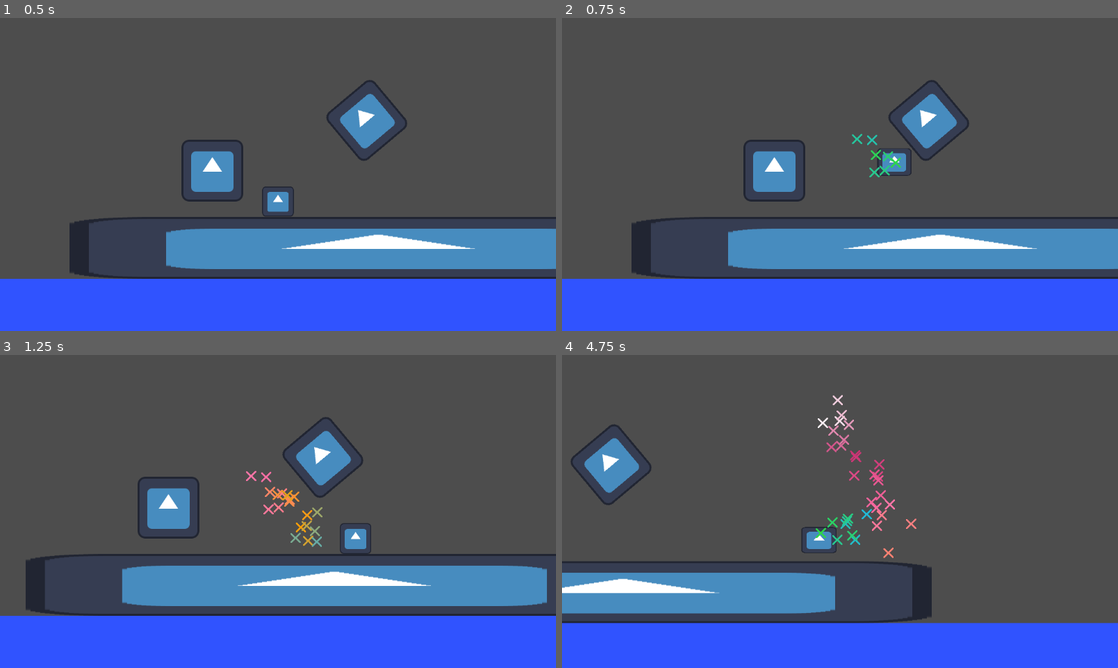
Above: before the commit, frames 1-4 (two rows, left to right).
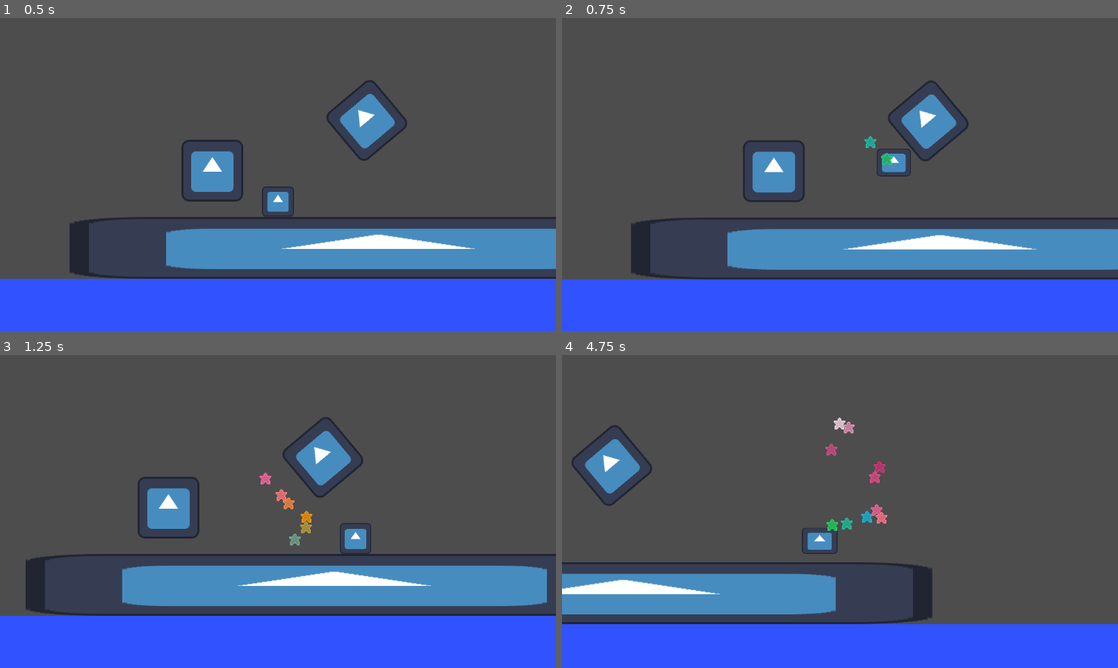
Above: after the commit, the same moments.

Repository: devmanso/gd4platformer2d
Game: Godot game, scene res://world.tscn
Same seed, same stepped clock (60 frames per second), same inputs: the game is played once before the commit and once after it. The engine's default icon, where the game draws it, is replaced by a stand-in: a white triangle on a blue panel in a dark square.
Inputs (mouse positions are in pixels of both pictures, inside the frame that each line leads up to):
- Up to frame 1 (0.5 s): no input
- Up to frame 2 (0.75 s): tap Enter (ui_accept) at 0.5 s; move the mouse to (962, 158) at 0.52 s; hold Right (ui_right) from 0.53 s (still down); tap Shift (dash) at 0.6 s
- Up to frame 3 (1.25 s): keep holding Right (ui_right); tap Enter (ui_accept) at 0.77 s
- Up to frame 4 (4.75 s): move the mouse to (728, 527) at 1.27 s; tap Shift (dash) at 1.35, 2.3, 2.85, 3.6, 4.55 s; tap Enter (ui_accept) at 1.52, 3.02, 3.77, 4.52 s; move the mouse to (895, 442) at 2.02 s; release Right (ui_right) at 2.03 s; hold Left (ui_left) 2.03-2.78 s; hold Tab (look) 2.03-2.78 s; move the mouse to (812, 574) at 2.77 s; hold Right (ui_right) 2.78-4.28 s; move the mouse to (1006, 558) at 3.52 s; move the mouse to (673, 464) at 4.27 s; hold Left (ui_left) from 4.28 s (still down); tap Tab (look) at 4.35 s

Frame 1 is identical in both runs. In frame 2, 1.9% of the frame differs, in the area x 0-100%, y 19-84%; in frame 3, 0.6%; in frame 4, 3.1%, in the area x 0-100%, y 12-86%.

Commit message:
improved dash effect: sprite changes, small cam shake, rainbow dash effect, and better feel

Diff:
--- a/player/player.gd
+++ b/player/player.gd
@@ -8,7 +8,7 @@
 @onready var reset_sprite_timer : Timer = $ResetSpriteTimer
 @onready var dash_timer : Timer = $DashTimer
 @onready var dash_particle_timer : Timer = $DashParticleTimer
-@onready var dash_circle_particle : CPUParticles2D = $DashParticleCircle
+@onready var dash_particle : CPUParticles2D = $DashParticle
 @onready var bubble_particle : CPUParticles2D = $BubbleParticle
 @onready var deathscreen : Control = $Camera/PositionController/DeathScreen
 # Control node's don't inherit from Node2d, so they don't have a position
@@ -21,6 +21,9 @@
 @export var health : float = 100.0
 @export var hurt_color : Color = Color(1, 0, 0, 1)
 @export var allow_restarts : bool = false
+@export var colors : Array[Color] = [Color("#FF2DD1"), Color("4DFFBE"),
+Color.WHITE, Color("#6FE6FC"), Color("#FFFA8D"), Color("#FDB7EA"),
+Color("#FFC785"), Color("#A294F9")]
 @export_range(0.0, 1.0) var acceleration : float = 0.25
 @export_range(0.0, 1.0) var friction : float = 0.1
 
@@ -45,8 +48,6 @@
 var dash_cooldown : float = 0.2
 var can_dash : bool = true
 var is_dashing : bool = false
-var colors : Array[Color] = [Color.WHITE, Color.AQUA, Color.RED,
-Color.YELLOW, Color.HOT_PINK, Color.GREEN]
 var should_emit_dash_trail : bool = false
 
 func is_in_water() -> bool:
@@ -63,13 +64,13 @@
 func get_speed() -> float:
 	return SPEED
 
-func set_speed(speed : float):
+func set_speed(speed : float) -> void:
 	SPEED = clamp(speed, 100, 800)
 
 func get_jump_velocity() -> float:
 	return JUMP_VELOCITY
 
-func set_jump_velocity(jump_velocity : float):
+func set_jump_velocity(jump_velocity : float) -> void:
 	if jump_velocity > 0:
 		jump_velocity *= -1
 	JUMP_VELOCITY = clamp(jump_velocity, 0, -1200)
@@ -77,11 +78,11 @@
 func get_current_powerup() -> String:
 	return current_powerup
 
-func give_powerup(powerup : String):
+func give_powerup(powerup : String) -> void:
 	current_powerup = powerup
 
 # don't use this to kill the player, use die() instead
-func set_health(value : int):
+func set_health(value : int) -> void:
 	health = clamp(value, 0, 100)
 
 func get_health() -> int:
@@ -98,7 +99,7 @@
 	return false
 
 #TODO: implement restart and other functionality later
-func die():
+func die() -> void:
 	camera.die()
 	deathscreen.show()
 	deathscreen_slidein = true
@@ -114,13 +115,27 @@
 func is_facing_down() -> bool:
 	return facing_down
 
-
-func start_dash():
+func rainbow() -> void:
+	var rainbow_time := 0.5
+	var step_time := rainbow_time / colors.size()
+	for i in range(colors.size()):
+		var color = colors[i]
+		get_tree().create_timer(i * step_time).timeout.connect(
+			func():
+				sprite.self_modulate = color
+		)
+	# Reset to regular after rainbow finishes
+	get_tree().create_timer(rainbow_time).timeout.connect(
+		func():
+		sprite.self_modulate = regular_color
+	)
+
+func start_dash() -> void:
 	should_emit_dash_trail = true
 	can_dash = false
 	is_dashing = true
 	dash_timer.start(dash_duration)
-	dash_circle_particle.emitting = true
+	dash_particle.emitting = true
 
 	var input_dir = Vector2.ZERO
 	input_dir.x = Input.get_axis("ui_left", "ui_right")
@@ -133,10 +148,10 @@
 		pass
 	input_dir = input_dir.normalized()
 	velocity = input_dir * dash_speed
-
-
-
-func _ready():
+	rainbow()
+	camera.start_shake(3)
+
+func _ready() -> void:
 	bubble_particle.emitting = false
 	# set offscreen then hide, when the player dies, we'll
 	# slide it back into view (where position.x = 0), and show it
@@ -157,14 +172,6 @@
 		bubble_particle.emitting = true
 	else:
 		bubble_particle.emitting = false
-
-	## this part of the code!!!
-	#if is_dashing and !is_on_floor():
-		#dash_circle_particle.emitting = true
-	#elif !is_dashing and !is_on_floor():
-		#dash_circle_particle.emitting = true
-	#elif !is_dashing and is_on_floor():
-		#dash_circle_particle.emitting = false
 
 	if health <= 0:
 		die()
@@ -234,7 +241,7 @@
 
 		if is_on_floor():
 			should_emit_dash_trail = false
-			dash_circle_particle.emitting = false
+			dash_particle.emitting = false
 
 
 # signal shit should go here
--- a/player/player.tscn
+++ b/player/player.tscn
@@ -5,7 +5,7 @@
 [ext_resource type="PackedScene" uid="uid://bvnw7uiv8ynbw" path="res://player/PlayerCamera.tscn" id="3_uq8j8"]
 [ext_resource type="Texture2D" uid="uid://c3oyrg7dq5p78" path="res://player/bubble.png" id="4_ca56c"]
 [ext_resource type="PackedScene" uid="uid://dy4ks821tkfro" path="res://player/death_screen.tscn" id="4_f7mkn"]
-[ext_resource type="Texture2D" uid="uid://dqmy0hprmxar7" path="res://player/dash_effect_x.png" id="6_ta3sp"]
+[ext_resource type="Texture2D" uid="uid://cti7pikaotqon" path="res://player/greystar.png" id="6_jut04"]
 
 [sub_resource type="RectangleShape2D" id="RectangleShape2D_l3v5m"]
 size = Vector2(128, 128)
@@ -68,13 +68,15 @@
 wait_time = 0.1
 autostart = true
 
-[node name="DashParticleCircle" type="CPUParticles2D" parent="."]
+[node name="DashParticle" type="CPUParticles2D" parent="."]
 emitting = false
-amount = 50
-texture = ExtResource("6_ta3sp")
+amount = 15
+texture = ExtResource("6_jut04")
 emission_shape = 1
 emission_sphere_radius = 50.0
 gravity = Vector2(0, 0)
+scale_amount_min = 2.0
+scale_amount_max = 2.0
 color_ramp = SubResource("Gradient_nh1bg")
 
 [connection signal="pressed" from="Camera/RestartButtonController/RestartButton" to="." method="_on_restart_button_pressed"]
Binary file added: player/greystar.png
Not shown, added: player/greystar.png.import
